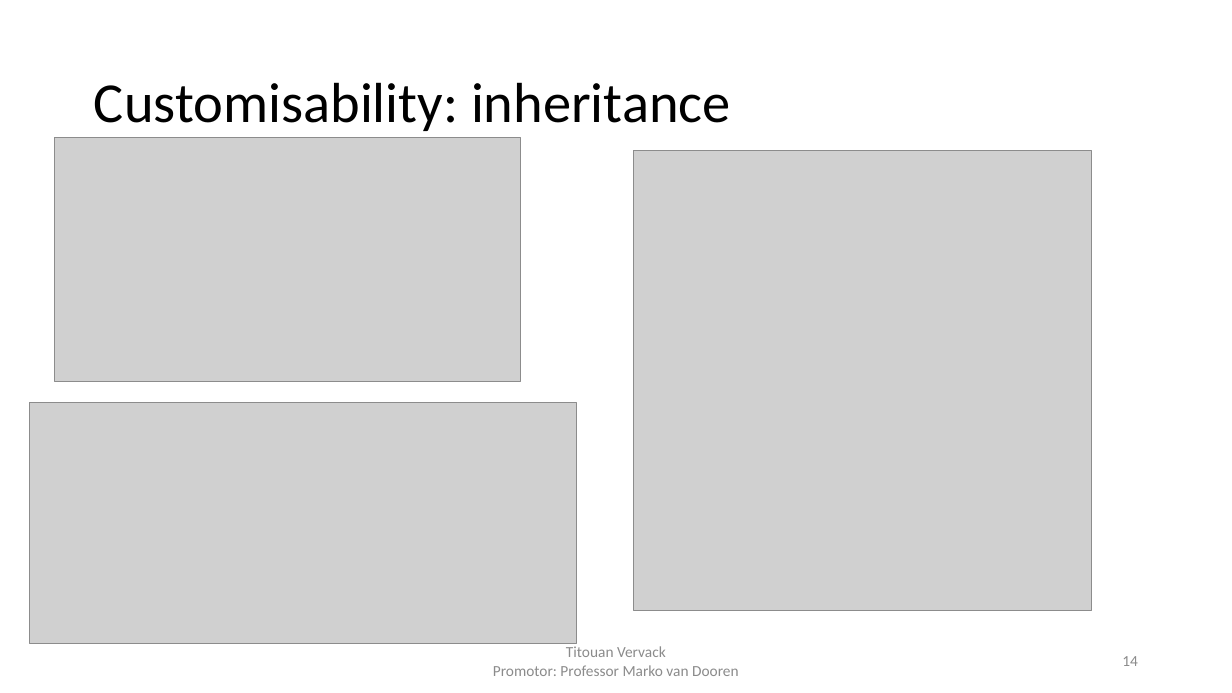
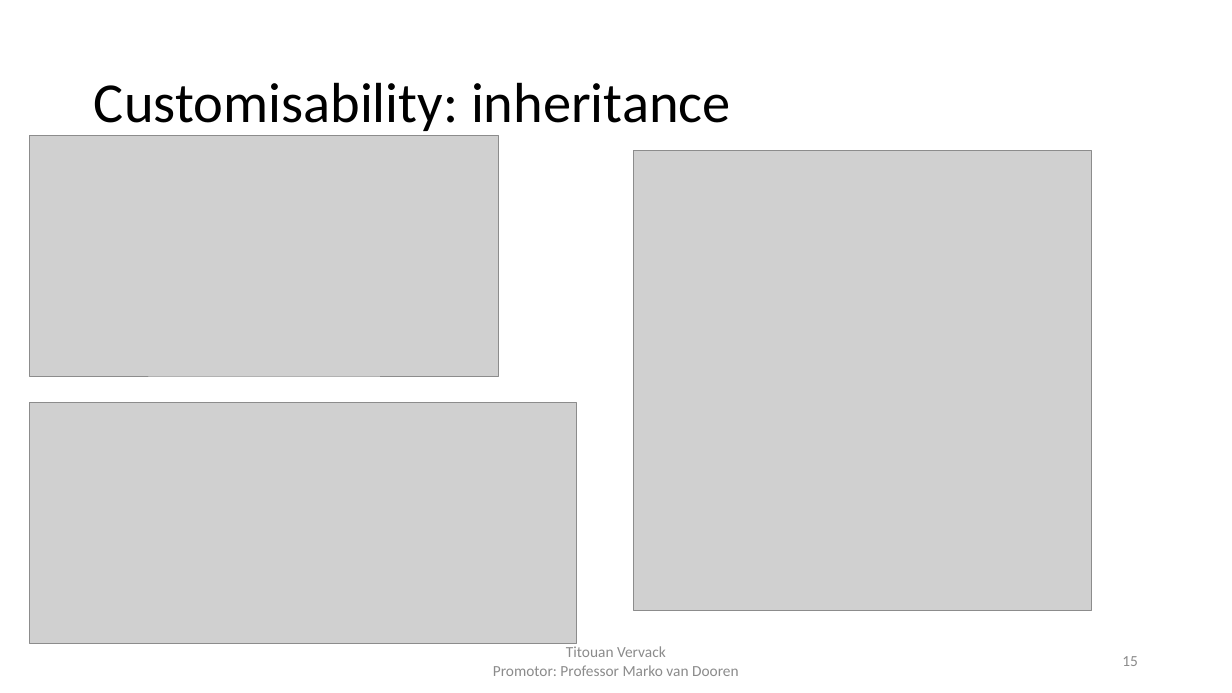
Before and after one commit to FlashYoshi/neio, a slide deck: slide 15 of presentation/Intermediate Presentation.pptx (slide 14 before the commit). Drawn at 1232x693 pixels with LibreOffice and Linux fonts; fonts in the diff are those of the drawing; grey boxes stand for pictures. Boxes give left, top, right and bottom in pixels: in the first picture for what was removed or moved away, otherwise in the second. Text is boxed around its words. In the diff, an @@ line names an element or a change of style, - is before the commit and + after.

```diff
--- a/presentation/Intermediate Presentation.pptx
+++ b/presentation/Intermediate Presentation.pptx
@@ picture: place and size @@
-picture at (55,138,520,382)
+picture at (30,136,498,376)
@@ page number at (1122,656,1138,666): text changed @@
-14
+15
```
Also in this commit, not shown: 2 other slides changed, 2 slides added, 7 other files.
